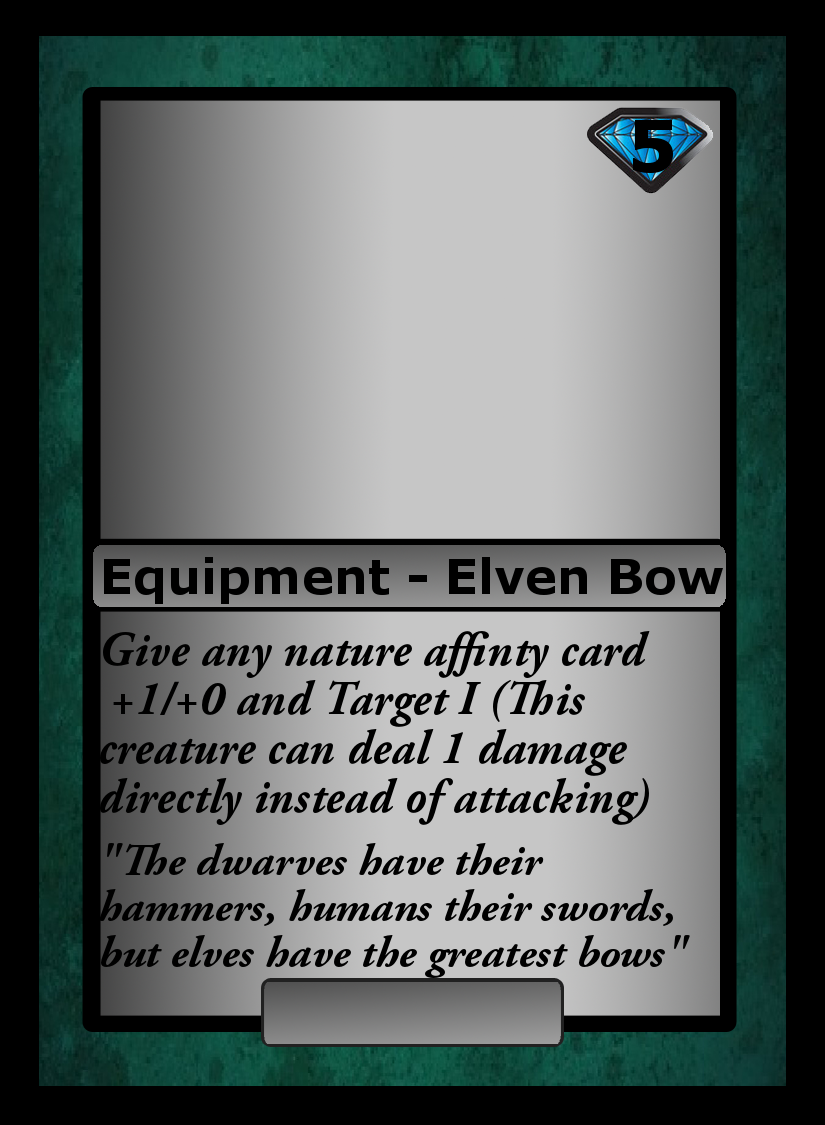
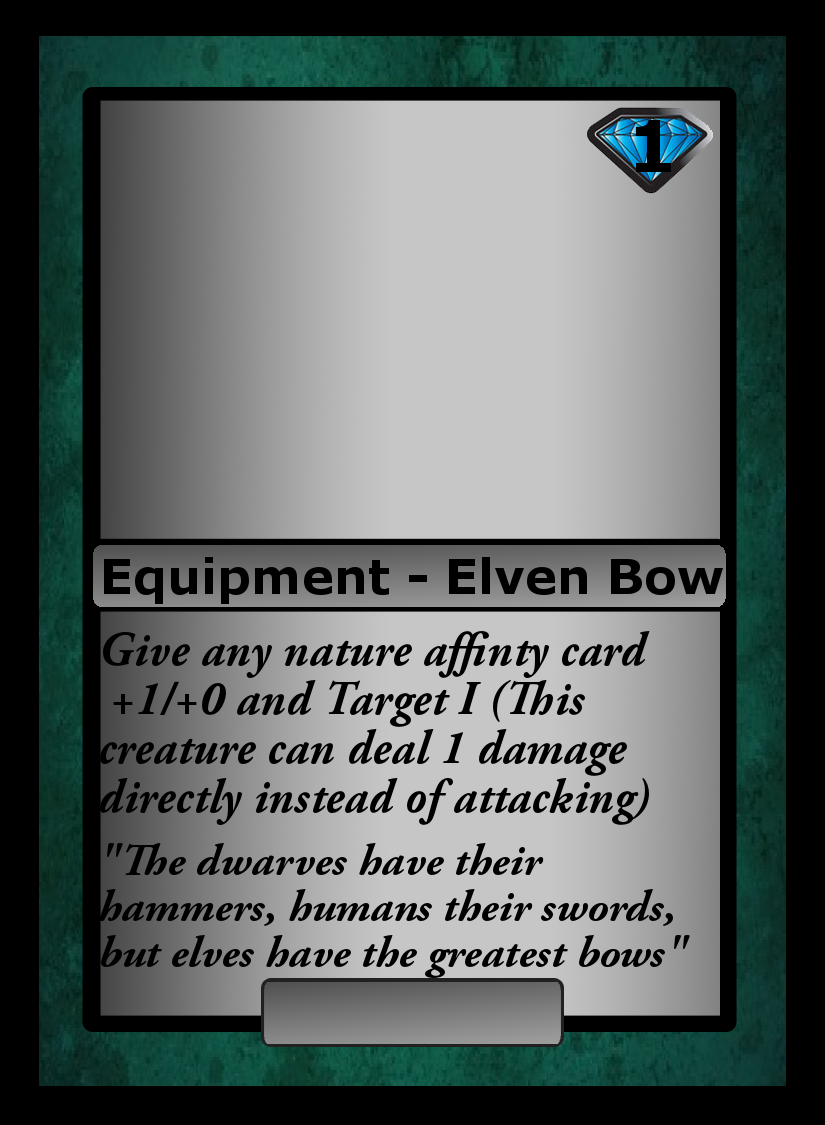
Layers edited between the first and the second 825 x 1125 image:
renamed "5" to "1", painted on it over [633, 120, 673, 173]
